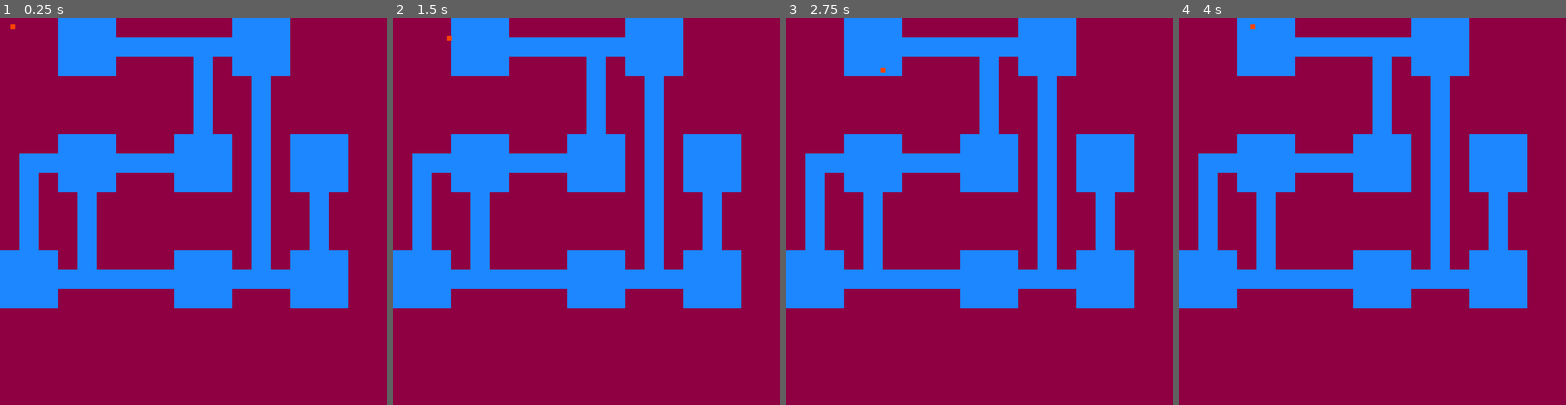
Above: before the commit, frames 1-4 (left to right).
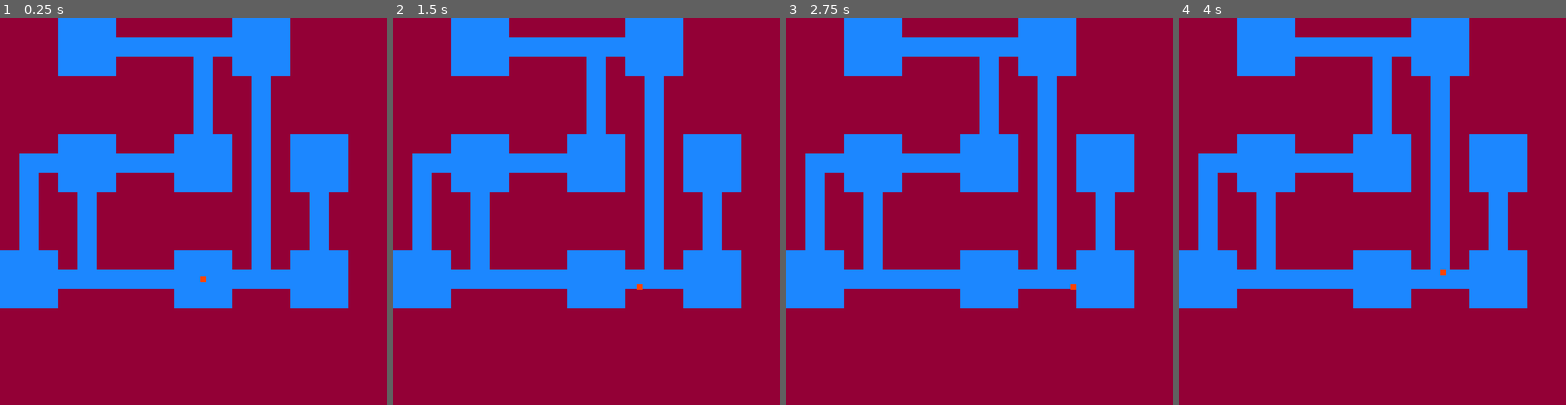
Above: after the commit, the same moments.

Repository: KirigayaRyuunosuke/Godot_Experiments
Game: Godot game, scene res://nodes/base/base.tscn
The game is run twice, just before and just after one commit, with the same random seed, the same clock (stepped at 60 frames per second) and the same inputs.
Inputs:
- Up to frame 1 (0.25 s): no input
- Up to frame 2 (1.5 s): tap Enter at 0.5 s; hold Right (move_right) 0.53-1.28 s; hold Down (move_down) from 1.28 s (still down)
- Up to frame 3 (2.75 s): tap Space at 2 s; release Down (move_down) at 2.03 s; hold Right (move_right) from 2.03 s (still down)
- Up to frame 4 (4 s): release Right (move_right) at 2.78 s; hold Up (move_up) 2.78-3.53 s; tap Enter at 3.5 s; hold Left (move_left) from 3.53 s (still down)

The runs differ from the first frame. In frame 1, less than 0.1% of the frame differs, in the area x 2-54%, y 1-69%; in frame 2, less than 0.1%; in frame 3, less than 0.1%; in frame 4, less than 0.1%.

Commit message:
Set player in point[0], added walls

Diff:
--- a/procedural/nodes/base/base.gd
+++ b/procedural/nodes/base/base.gd
@@ -1,12 +1,16 @@
 extends Node2D
+
+@onready var player: CharacterBody2D = $player
 
 @onready var down: CollisionShape2D = $borders/down
 @onready var right: CollisionShape2D = $borders/right
 @onready var mapNode: Node2D = $map
 
-var segmentBackground = preload("res://nodes/level_segment_0.tscn")
+var segmentFloor = preload("res://nodes/level_segment_0.tscn")
+var segmentWall = preload("res://nodes/level_segment_1.tscn")
 
 var drawingPosition = Vector2(0,0)
+var playerStartingPosition : Vector2
 
 func _ready() -> void:
 
@@ -18,6 +22,7 @@
 	right.global_position.x = cols * 100
 
 	_drawMap(_mapGenerator(rows,cols,halls))
+	player.global_position = (playerStartingPosition*100) + Vector2(35,35)
 
 func _mapGenerator(rows,cols,halls):
 	var result = []
@@ -43,13 +48,15 @@
 	var points = []
 	var x = (rangeX-(rangeX%3))/3
 	var y = (rangeY-(rangeY%3))/3
-	points.append([(randi()%x)*3,(randi()%y)*3])
+	var newX = (randi()%x)*3
+	var newY = (randi()%y)*3
+	points.append([newX,newY])
 	var i = 0
 	var tries = 0
 	while i < howMany-1 && tries < 100:
 		tries += 1
-		var newX = (randi()%x)*3
-		var newY = (randi()%y)*3
+		newX = (randi()%x)*3
+		newY = (randi()%y)*3
 		if _checkAvailability(points,[newX,newY]):
 			points.append([newX,newY])
 			i += 1
@@ -84,6 +91,7 @@
 			centerPoints[x].append(points[x][y]+1)
 	for i in range(centerPoints.size()-1):
 		result = _drawLine(centerPoints[i],centerPoints[i+1],result)
+	playerStartingPosition = Vector2(centerPoints[0][1],centerPoints[0][0])
 	return result
 
 func _drawLine(pointA,pointB,array):
@@ -113,6 +121,10 @@
 		for i in range(array[a].size()):
 			drawingPosition = Vector2(i*100,a*100)
 			if array[a][i] == 1:
-				var segment = segmentBackground.instantiate()
+				var segment = segmentFloor.instantiate()
 				segment.global_position = drawingPosition
 				mapNode.add_child(segment)
+			else:
+				var segment = segmentWall.instantiate()
+				segment.global_position = drawingPosition
+				mapNode.add_child(segment)
--- /dev/null
+++ b/procedural/nodes/level_segment_1.tscn
@@ -0,0 +1,12 @@
+[gd_scene format=3 uid="uid://df7slbdfqo4a1"]
+
+[node name="level_segment_0" type="Node2D"]
+
+[node name="StaticBody2D" type="StaticBody2D" parent="."]
+
+[node name="Polygon2D" type="Polygon2D" parent="StaticBody2D"]
+color = Color(0.576471, 0, 0.215686, 1)
+polygon = PackedVector2Array(0, 0, 100, 0, 100, 100, 0, 100)
+
+[node name="CollisionPolygon2D" type="CollisionPolygon2D" parent="StaticBody2D"]
+polygon = PackedVector2Array(0, 0, 100, 0, 100, 100, 1, 100)
--- a/procedural/nodes/player/player.tscn
+++ b/procedural/nodes/player/player.tscn
@@ -8,7 +8,7 @@
 
 [node name="Polygon2D" type="Polygon2D" parent="."]
 color = Color(1, 0.266667, 0, 1)
-polygon = PackedVector2Array(0, 0, 25, 0, 25, 25, 0, 25)
+polygon = PackedVector2Array(0, 0, 30, 0, 30, 30, 0, 30)
 
 [node name="CollisionPolygon2D" type="CollisionPolygon2D" parent="."]
 polygon = PackedVector2Array(0, 0, 25, 0, 25, 25, 0, 25)
--- a/procedural/project.godot
+++ b/procedural/project.godot
@@ -51,4 +51,4 @@
 textures/canvas_textures/default_texture_filter=0
 renderer/rendering_method="gl_compatibility"
 renderer/rendering_method.mobile="gl_compatibility"
-environment/defaults/default_clear_color=Color(0.560498, 9.62615e-08, 0.257894, 1)
+environment/defaults/default_clear_color=Color(0.576471, 0, 0.215686, 1)
Not shown, changed: procedural/README.md
